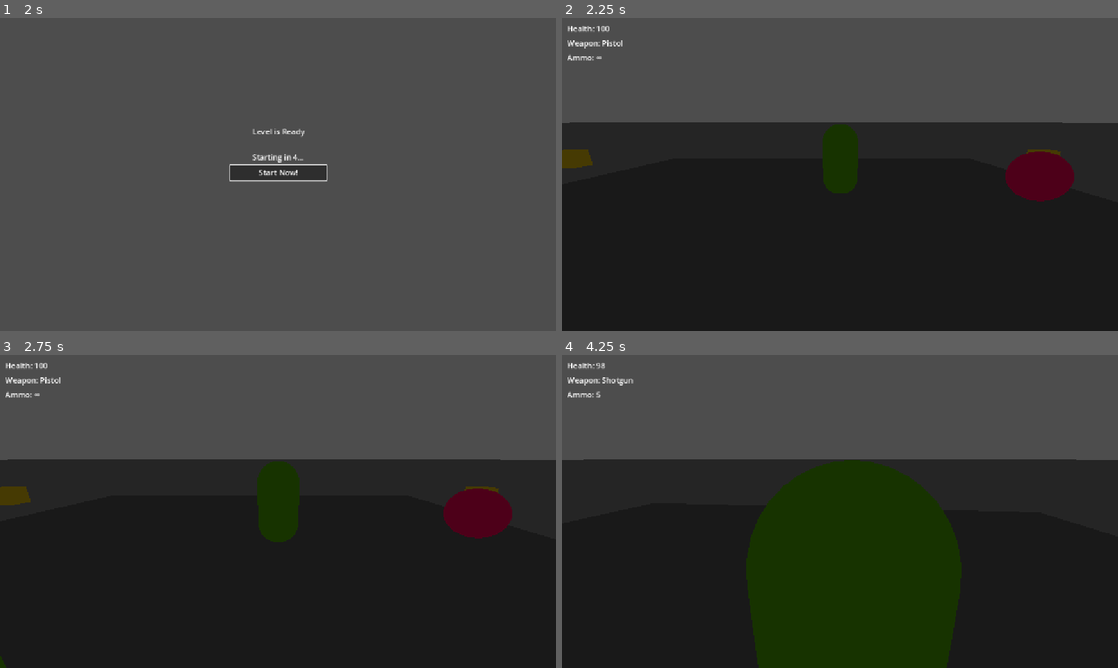
Above: before the commit, frames 1-4 (two rows, left to right).
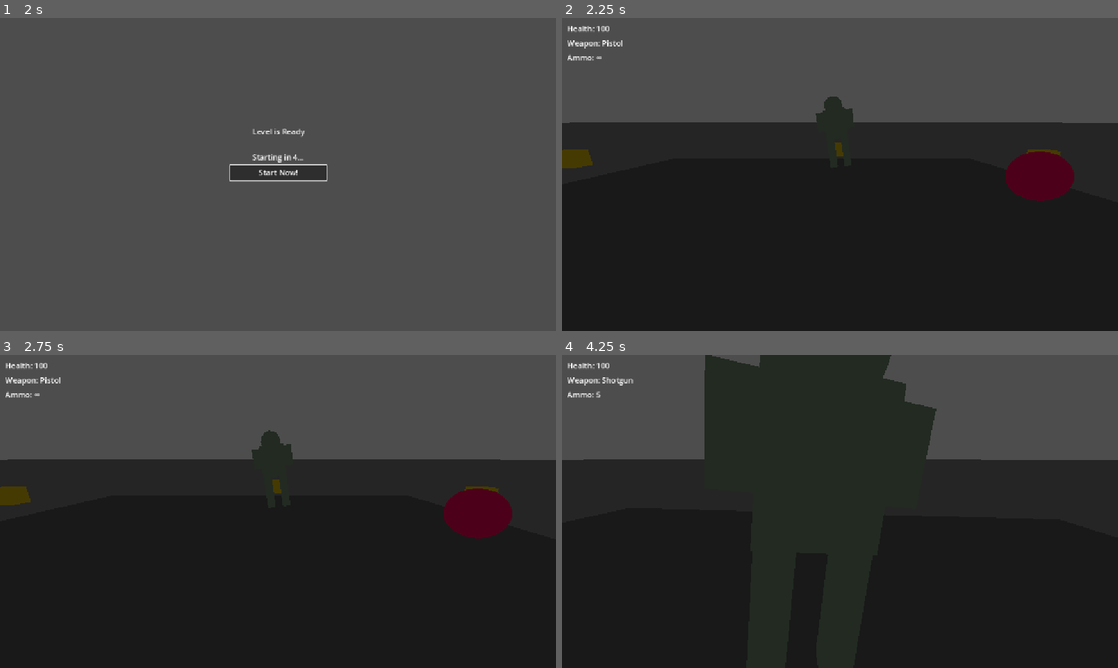
Above: after the commit, the same moments.

Repository: Panther-City-Game-Guild/GrokDoom
Game: Godot game, scene res://Scenes/MainMenu.tscn
Two runs of this game, one before a commit and one after it. Both use one fixed random seed, a clock stepped at 60 frames per second and the inputs below.
Inputs (mouse positions are in pixels of both pictures, inside the frame that each line leads up to):
- Up to frame 1 (2 s): click "New Game" at 0.5 s; click "Easy" at 1.25 s
- Up to frame 2 (2.25 s): click "Start Now!" at 2 s
- Up to frame 3 (2.75 s): no input
- Up to frame 4 (4.25 s): tap Enter at 2.75 s; move the mouse to (867, 511) at 2.77 s; hold W (move_forward) from 2.78 s (still down); click (867, 511) at 2.85 s; move the mouse to (812, 511) at 3.52 s; tap Q (weapon_switch) at 3.6 s

Frame 1 is identical in both runs. In frame 2, 1.6% of the frame differs, in the area x 45-54%, y 25-56%; in frame 3, 2.2%; in frame 4, 35%, in the area x 6-93%, y 0-100%.

Commit message:
Added ZombieEnemy and logic
ZombieEnemy looks more humanoid, faces the target and pursues slowly.

Diff:
--- /dev/null
+++ b/grokdoom/Scenes/ZombieEnemy.tscn
@@ -0,0 +1,43 @@
+[gd_scene load_steps=4 format=3 uid="uid://blyor5fc4xdd7"]
+
+[ext_resource type="Script" uid="uid://kpr7jd5eiist" path="res://Scripts/zombie_enemy.gd" id="1_ZomEnemy"]
+
+[sub_resource type="StandardMaterial3D" id="StandardMaterial3D_ZomEnemy"]
+albedo_color = Color(0.5, 0.6, 0.5, 1)
+
+[sub_resource type="CapsuleShape3D" id="CapsuleShape3D_p1rl4"]
+height = 2.09459
+
+[node name="ZombieEnemy" type="CharacterBody3D"]
+script = ExtResource("1_ZomEnemy")
+
+[node name="CSGCombiner3D" type="CSGCombiner3D" parent="."]
+material_override = SubResource("StandardMaterial3D_ZomEnemy")
+
+[node name="Torso" type="CSGBox3D" parent="CSGCombiner3D"]
+transform = Transform3D(1, 0, 0, 0, 1, 0, 0, 0, 1, 0, 1, 0)
+size = Vector3(0.6, 0.8, 0.3)
+
+[node name="Head" type="CSGSphere3D" parent="CSGCombiner3D"]
+transform = Transform3D(1, 0, 0, 0, 1, 0, 0, 0, 1, 0, 1.5, 0)
+radius = 0.25
+
+[node name="LeftArm" type="CSGBox3D" parent="CSGCombiner3D"]
+transform = Transform3D(1, 0, 0, 0, 1, 0, 0, 0, 1, -0.4, 1.1, 0)
+size = Vector3(0.2, 0.5, 0.2)
+
+[node name="RightArm" type="CSGBox3D" parent="CSGCombiner3D"]
+transform = Transform3D(1, 0, 0, 0, 1, 0, 0, 0, 1, 0.4, 1.1, 0)
+size = Vector3(0.2, 0.5, 0.2)
+
+[node name="LeftLeg" type="CSGBox3D" parent="CSGCombiner3D"]
+transform = Transform3D(1, 0, 0, 0, 1, 0, 0, 0, 1, -0.2, 0.2, 0)
+size = Vector3(0.2, 0.8, 0.2)
+
+[node name="RightLeg" type="CSGBox3D" parent="CSGCombiner3D"]
+transform = Transform3D(1, 0, 0, 0, 1, 0, 0, 0, 1, 0.2, 0.2, 0)
+size = Vector3(0.2, 0.8, 0.2)
+
+[node name="CollisionShape3D" type="CollisionShape3D" parent="."]
+transform = Transform3D(1, 0, 0, 0, 1, 0, 0, 0, 1, -0.00597078, 0.696932, -0.0169268)
+shape = SubResource("CapsuleShape3D_p1rl4")
--- a/grokdoom/Scripts/level_generator.gd
+++ b/grokdoom/Scripts/level_generator.gd
@@ -70,7 +70,8 @@
 
 	# Spawn enemies
 	for i: int in range(enemy_count):
-		var enemy := preload("res://Scenes/Enemy.tscn").instantiate()
+		#var enemy := preload("res://Scenes/Enemy.tscn").instantiate()
+		var enemy := preload("res://Scenes/ZombieEnemy.tscn").instantiate()
 		LevelManager.enemyCount += 1
 		enemy.name = "Enemy" + str(LevelManager.enemyCount)
 		enemy.position = get_random_position()
--- /dev/null
+++ b/grokdoom/Scripts/zombie_enemy.gd
@@ -0,0 +1,85 @@
+extends CharacterBody3D
+
+var speed := randf_range(.5, 1) # Random movement speed, never "quite" as fast as the player (3.0)
+var health := randi_range(10, 50)  # Random amount of health
+var damage := randi_range(1, 10) # Random amount of damage to do to the player
+var atkDelay := randf_range(1.0, 5.0) # Random amount of delay between attacks
+var killPoints := 0 # The number of points this enemy is worth when killed
+var atkRange := 1.5 # Maximum distance from player before enemy can attack
+var atkTimer := 0.0 # Count how long since last attack
+var canAtk := false # Flag to determine if the enemy is able to attack
+var distance_to_player := 3.0 # Current distance from the player
+var player: CharacterBody3D # A handle to the player
+var scalar := 1.0
+var limp_amplitude: float = 0.15  # Max tilt angle in radians for the limp
+var limp_frequency: float = 2.0   # Speed of the limp cycle (higher = faster limp)
+
+# Called when the node first enters the scene tree
+func _ready():
+	self.add_to_group("enemies")
+	player = get_node("../Player")
+	killPoints = calcScoreValue()
+
+
+# Called every render frame
+func _process(delta: float) -> void:
+	if !is_physics_processing():
+		global_rotation_degrees -= Vector3(speed / atkDelay, health / atkDelay, damage / atkDelay)
+		if scalar > 0.01:
+			scalar -= delta
+		scale = Vector3(scalar, scalar, scalar)
+		if atkTimer < atkDelay:
+			atkTimer += delta
+		else:
+			queue_free()
+
+
+# Called every physics frame (60 FPS, regardless of frame rate)
+func _physics_process(delta):
+	if player:
+		var direction := (player.global_transform.origin - global_transform.origin).normalized()
+
+		# Face the player Detailed method(rotate around Y-axis only to keep zombie upright)
+		#if direction.length() > 0:  # Ensure direction is not zero to avoid division errors
+		#	var angle = atan2(direction.x, direction.z)  # Angle in radians around Y-axis
+		#	rotation = Vector3(0, angle, 0)  # Rotate only around Y to face the player
+
+		# Face the player Simple method
+		look_at(player.global_transform.origin, Vector3.UP)
+
+		#Limp
+		if velocity.length() > 0:
+			var limp_angle = sin(Time.get_ticks_msec() * 0.001 * limp_frequency) * limp_amplitude
+			rotation.z = limp_angle  # Tilt side-to-side to simulate limping
+
+		velocity = direction * speed
+		move_and_slide()
+
+		# If enough time has elapsed since the last attack, try to attack
+		if atkTimer >= atkDelay:
+			# Check if player is within attack range
+			distance_to_player = global_transform.origin.distance_to(player.global_transform.origin)
+			canAtk = distance_to_player <= atkRange
+
+			# If possible to do so, attack the player
+			if canAtk:
+				attack_player()
+				atkTimer = 0.0
+		else:
+			atkTimer += delta
+
+
+# Called to attack the player by telling the player to decrease its health
+func attack_player() -> void:
+	player.change_health(-damage)
+
+
+func calcScoreValue() -> int:
+	return roundi((speed + health + damage + atkDelay) / 4)
+
+
+func healthReachedZero() -> void:
+	LevelManager.changeScore(killPoints)
+	collision_layer = 0
+	set_physics_process(false)
+	atkTimer = 0.0
Not shown, added: grokdoom/Scripts/zombie_enemy.gd.uid
